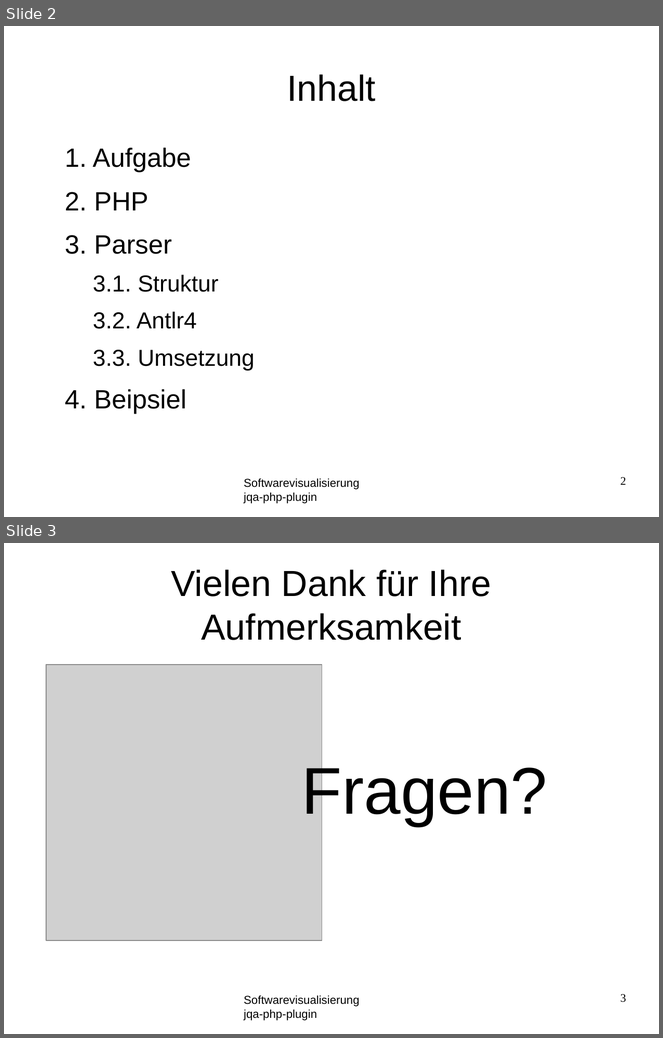
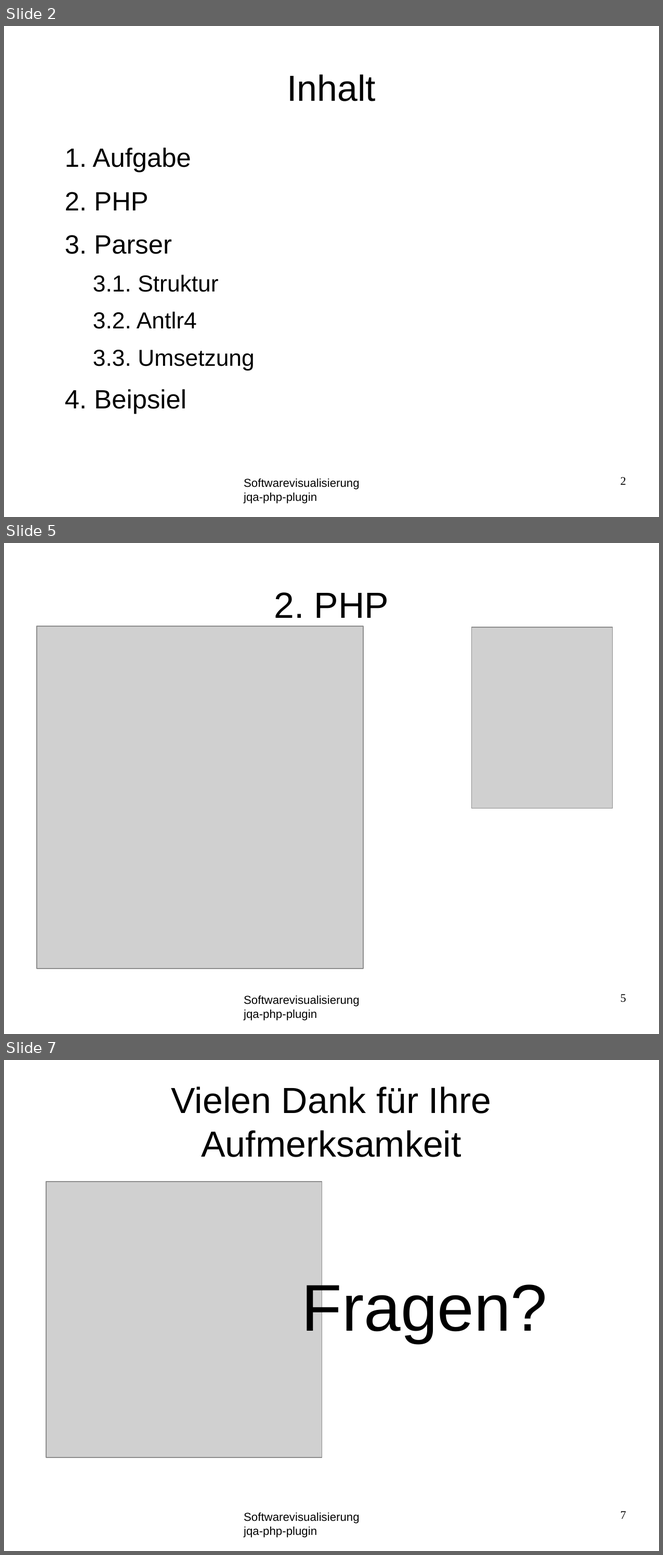
Before and after one commit to softvis-research/jqa-php-plugin, a slide deck: material/presentation.odp. Shown one above the other, each under a label of ours: slides 2 and 3 before the commit, slides 2, 5 and 7 after it; the slides between them are not shown. The pictures are 663x1038 and 663x1555 pixels, drawn with LibreOffice and Linux fonts; fonts in the diff are those of the drawing; grey boxes stand for pictures; background and template pictures are left out. Boxes give left, top, right and bottom in pixels: in the first picture for what was removed or moved away, otherwise in the second. Text is boxed around its words. In the diff, an @@ line names an element or a change of style, - is before the commit and + after.

```diff
--- a/material/presentation.odp
+++ b/material/presentation.odp
@@ slide 5 added at [4, 543, 659, 1034], background #FFFFFF; not listed: 1 template element that a slide beside it also shows @@
@@ title added at [274, 592, 389, 618], 44 pt, text #000000 @@
+2. PHP
@@ picture added at [37, 626, 363, 969] @@
@@ picture added at [472, 627, 612, 809] @@
@@ page number added at [621, 994, 626, 1003], 14 pt, text #000000 @@
+5
@@ what was slide 3 is now slide 7 @@
@@ page number at [621, 1511, 626, 1519]: text changed @@
-3
+7
```
Also in this commit, not shown: 4 other slides added, 1 slide removed, 1 other file.
